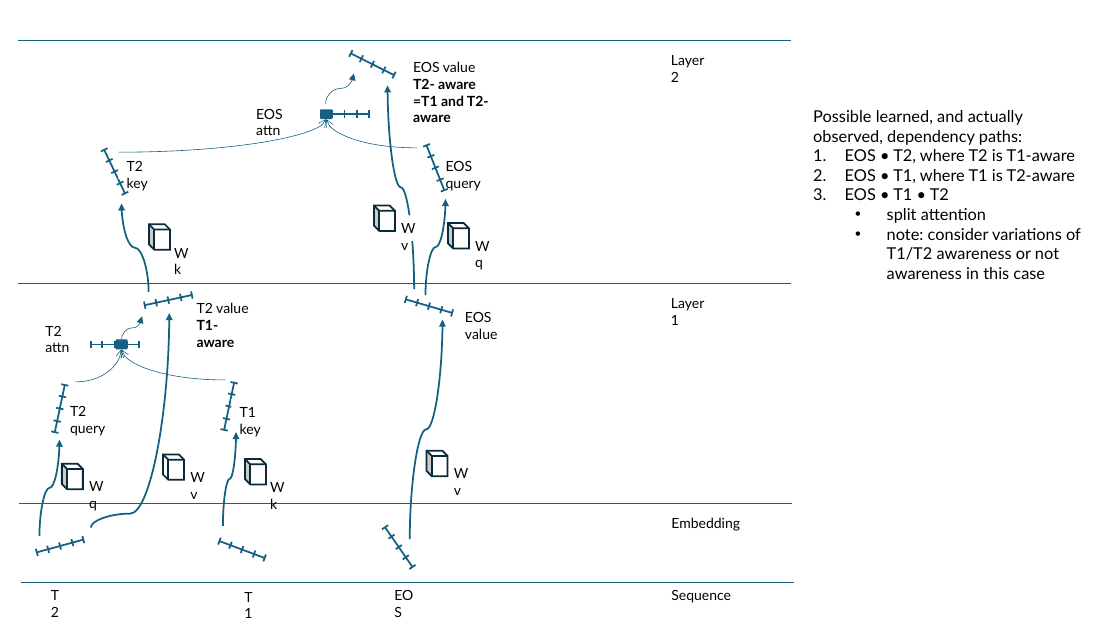
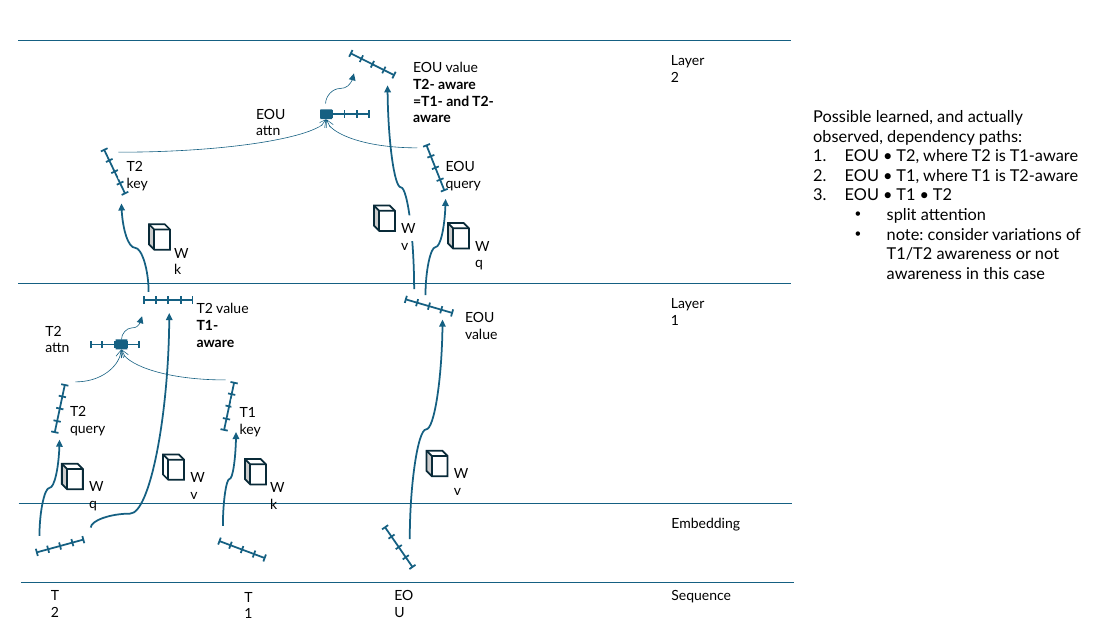
Before and after one commit to AlexTunlaw/eru, a slide deck: slide 2 of notes/2024 12 25 experiment 2.pptx. Drawn at 1120x630 pixels with LibreOffice and Linux fonts; fonts in the diff are those of the drawing. Boxes give left, top, right and bottom in pixels: in the first picture for what was removed or moved away, otherwise in the second. Text is boxed around its words. In the diff, an @@ line names an element or a change of style, - is before the commit and + after.

```diff
--- a/notes/2024 12 25 experiment 2.pptx
+++ b/notes/2024 12 25 experiment 2.pptx
@@ text at box(413, 61, 494, 122): text changed @@
-EOS value
-T2- aware
-=T1 and T2-aware
+EOU value
+T2- aware
+=T1- and T2-aware
@@ text at box(256, 109, 285, 135): text changed @@
-EOS attn
+EOU attn
@@ text at box(845, 149, 1078, 200): text changed @@
-1. EOS • T2, where T2 is T1-aware
-2. EOS • T1, where T1 is T2-aware
-3. EOS • T1 • T2
+1. EOU • T2, where T2 is T1-aware
+2. EOU • T1, where T1 is T2-aware
+3. EOU • T1 • T2
@@ text at box(446, 161, 481, 191): text changed @@
-EOS query
+EOU query
@@ line moved from (144, 302) - (145, 309) to (145, 297) - (145, 304) @@
@@ line moved from (180, 294) - (181, 301) to (181, 297) - (181, 304) @@
@@ line moved from (192, 292) - (192, 299) to (192, 297) - (192, 304) @@
@@ line moved from (192, 295) - (145, 305) to (192, 300) - (145, 300) @@
@@ text at box(465, 312, 497, 339): text changed @@
-EOS value
+EOU value
@@ text at box(386, 583, 431, 608): text changed @@
-EOS
+EOU
```
Also in this commit, not shown: 1 other slide changed, 1 slide added, 4 other files.
